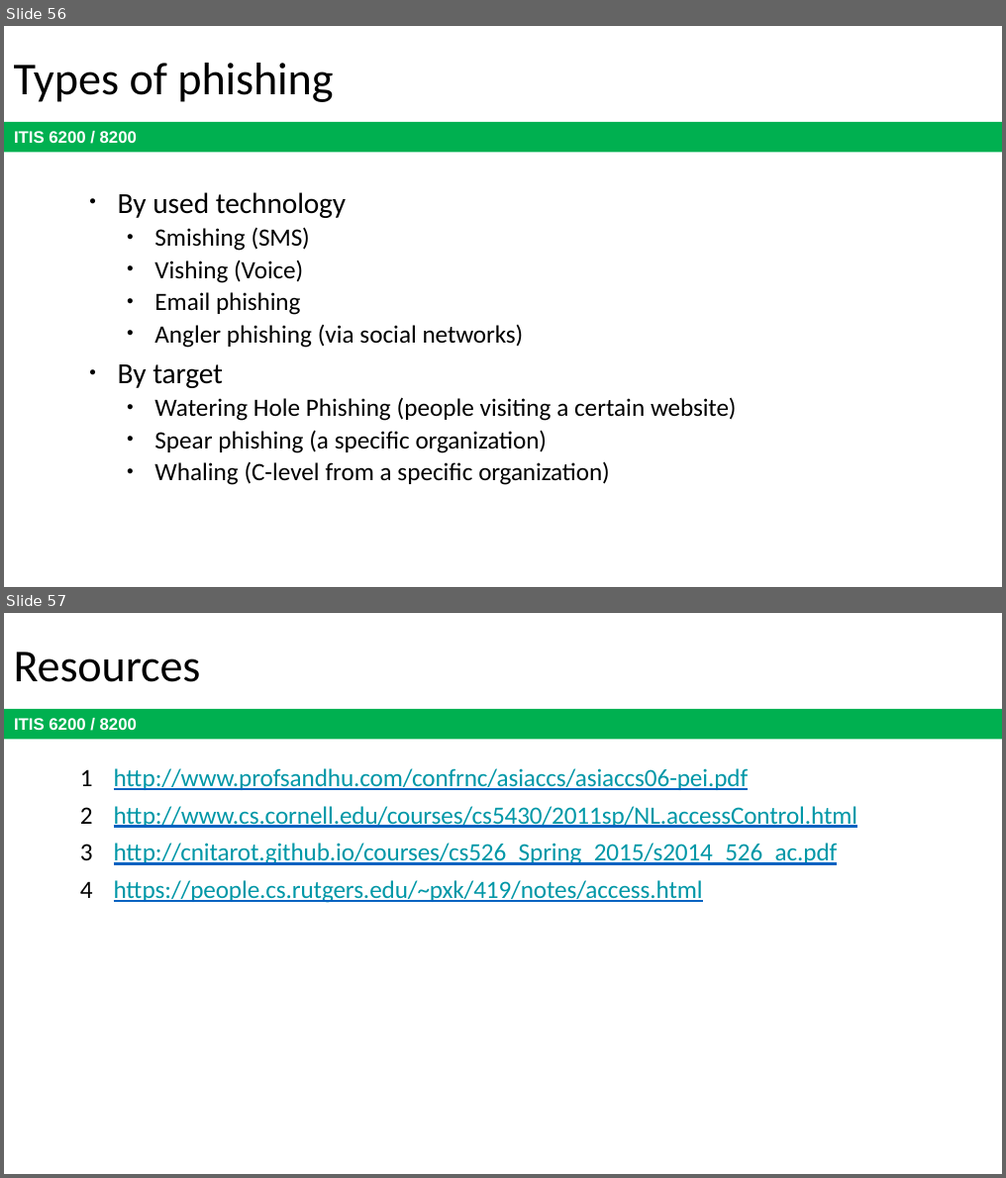
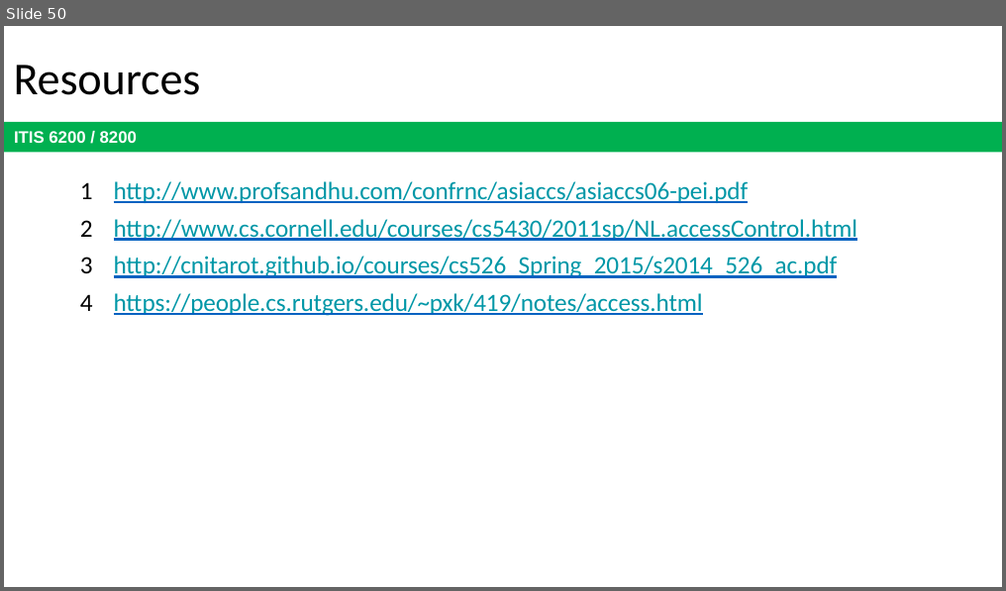
Before and after one commit to jx5c/github.io, a slide deck: teaching/ITIS6200/2023fa/lectures/lec09.pptx. Shown one above the other, each under a label of ours: slides 56 and 57 before the commit, slide 50 after it. The pictures are 1006x1178 and 1006x591 pixels, drawn with LibreOffice and Linux fonts; fonts in the diff are those of the drawing. Boxes give left, top, right and bottom in pixels: in the first picture for what was removed or moved away, otherwise in the second. Text is boxed around its words. In the diff, an @@ line names an element or a change of style, - is before the commit and + after.

```diff
--- a/teaching/ITIS6200/2023fa/lectures/lec09.pptx
+++ b/teaching/ITIS6200/2023fa/lectures/lec09.pptx
@@ slide 56 removed at box(4, 26, 1002, 587), background #FFFFFF; not listed: 1 template element that a slide beside it also shows @@
@@ title removed at box(14, 63, 333, 102) @@
-Types of phishing
@@ text removed at box(118, 192, 737, 485) @@
-• By used technology
-  • Smishing (SMS)
-  • Vishing (Voice)
-  • Email phishing
-  • Angler phishing (via social networks)
-• By target
-  • Watering Hole Phishing (people visiting a certain website)
-  • Spear phishing (a specific organization)
-  • Whaling (C-level from a specific organization)
@@ what was slide 57 is now slide 50 @@
```
Also in this commit, not shown: 10 slides changed, 6 other slides removed, 2 other files.
